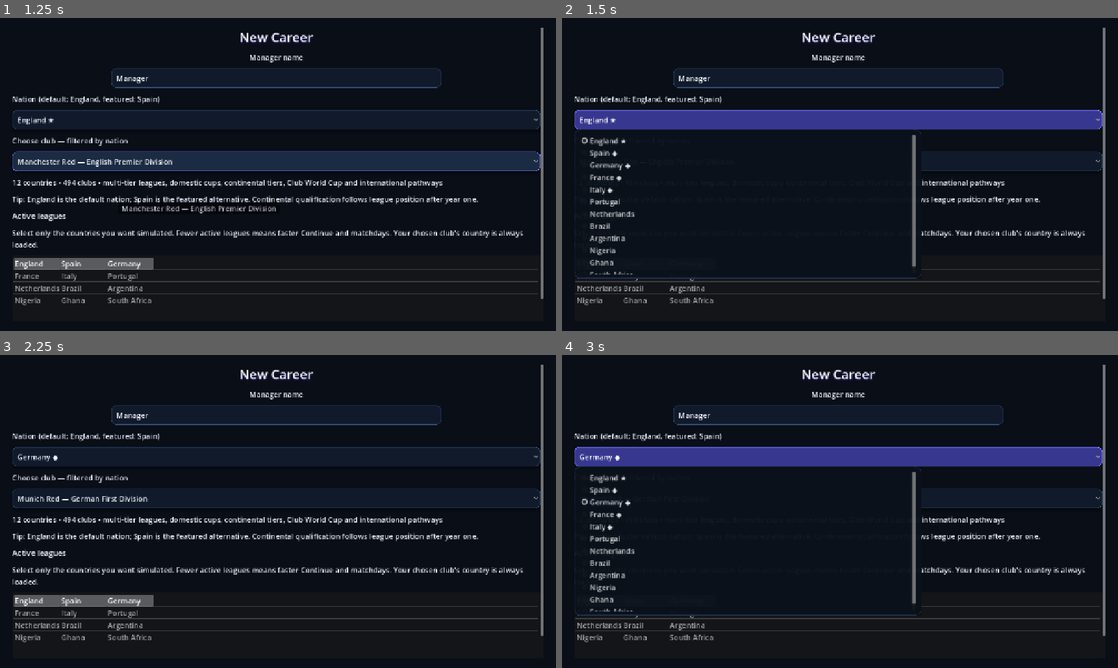
Above: before the commit, frames 1-4 (two rows, left to right).
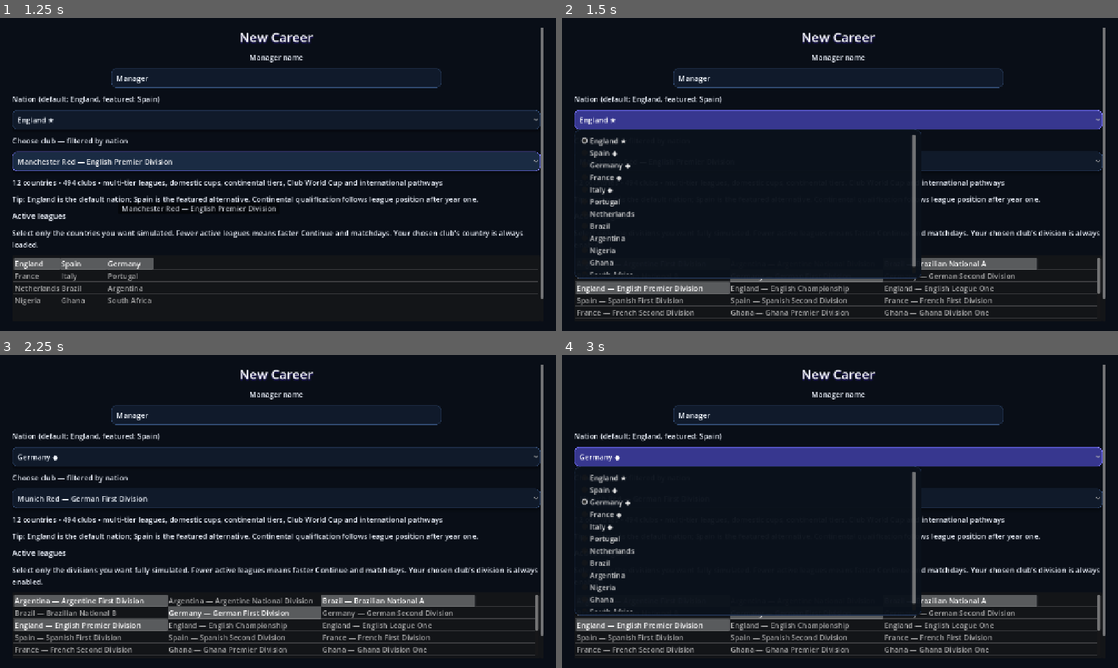
Above: after the commit, the same moments.

Repository: eghosa001/football-manager
Game: Godot game, scene res://game/scenes/career_app.tscn
Same seed, same stepped clock (60 frames per second), same inputs: the game is played once before the commit and once after it.
Inputs:
- Up to frame 1 (1.25 s): click "NEW CAREER" at 0.5 s
- Up to frame 2 (1.5 s): click "England ★" at 1.25 s
- Up to frame 3 (2.25 s): click "Manchester Red — English Prem…" at 2 s
- Up to frame 4 (3 s): click "Germany ◆" at 2.75 s

Frame 1 is identical in both runs. In frame 2, 5.0% of the frame differs, in the area x 2-97%, y 67-96%; in frame 3, 7.7%; in frame 4, 5.0%.

Commit message:
Wire production-scene compatible polish runtimes

Diff:
--- a/project.godot
+++ b/project.godot
@@ -36,17 +36,17 @@
 UI2RemainingRuntime="*res://game/polish/ui2_remaining_runtime_compat.gd"
 UI2LayoutFixRuntime="*res://game/polish/ui2_layout_fix_runtime.gd"
 UI2MenuRuntime="*res://game/polish/ui2_menu_runtime.gd"
-PlaytestControlsRuntime="*res://game/polish/playtest_controls_runtime.gd"
+PlaytestControlsRuntime="*res://game/polish/playtest_controls_runtime_compat.gd"
 BackgroundSaveRuntime="*res://game/polish/background_save_runtime_compat.gd"
 AudioSettingsRuntime="*res://game/polish/audio_settings_runtime_compat.gd"
-PlaytestDepthRuntime="*res://game/polish/playtest_depth_runtime.gd"
+PlaytestDepthRuntime="*res://game/polish/playtest_depth_runtime_compat.gd"
 PlaytestUIFixesRuntime="*res://game/polish/playtest_ui_fixes_runtime_compat.gd"
-DynamicsResponsivenessRuntime="*res://game/polish/dynamics_responsiveness_runtime.gd"
+DynamicsResponsivenessRuntime="*res://game/polish/dynamics_responsiveness_runtime_compat.gd"
 CoreManagementRuntime="*res://game/polish/core_management_runtime_compat.gd"
 CoreStaffRecruitmentRuntime="*res://game/polish/core_staff_recruitment_runtime_compat.gd"
 CoreYouthRuntime="*res://game/polish/core_youth_runtime_compat.gd"
 LiveMatchRuntime="*res://game/polish/live_match_runtime.gd"
-ExactLeagueSelectorRuntime="*res://game/polish/exact_league_selector_runtime.gd"
+ExactLeagueSelectorRuntime="*res://game/polish/exact_league_selector_runtime_compat.gd"
 
 [display]
 window/size/viewport_width=1280
